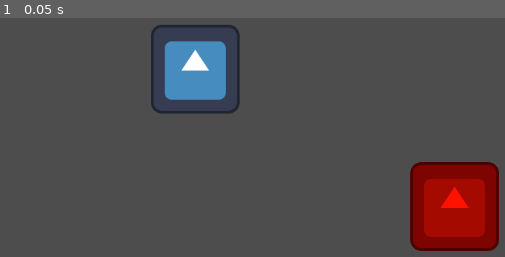
Above: before the commit, frame 1.
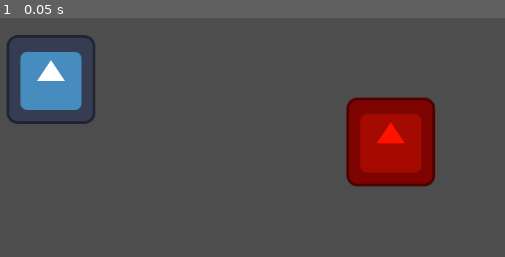
Above: after the commit, the same moment.

Repository: asdeertrt/pretty-bloody-game
Game: Godot game, scene res://scenes/main.tscn
Same seed, same stepped clock (60 frames per second), same inputs: the game is played once before the commit and once after it. Before the commit the project has no main scene; this scene is started directly in both runs. The engine's default icon, where the game draws it, is replaced by a stand-in: a white triangle on a blue panel in a dark square.
Inputs:
- Up to frame 1 (0.05 s): no input

The runs differ from the first frame. In frame 1, 20% of the frame differs, in the area x 1-99%, y 2-98%.

Commit message:
some changes

Diff:
--- a/project.godot
+++ b/project.godot
@@ -11,6 +11,7 @@
 [application]
 
 config/name="Pretty bloody game"
+run/main_scene="uid://cjb0ql0xalrjo"
 config/features=PackedStringArray("4.5", "Mobile")
 config/icon="res://assets/icon.svg"
 
--- a/scenes/Enemy.tscn
+++ b/scenes/Enemy.tscn
@@ -3,13 +3,17 @@
 [ext_resource type="Texture2D" uid="uid://b2lv2tfpvkloj" path="res://assets/icon.svg" id="1_3gvst"]
 
 [sub_resource type="CircleShape2D" id="CircleShape2D_55jtl"]
-radius = 61.073727
+radius = 5.8309517
 
 [node name="Enemy" type="CharacterBody2D"]
 
 [node name="Sprite2D" type="Sprite2D" parent="."]
 modulate = Color(2.3202448, 0.07345702, 0, 1)
+scale = Vector2(0.1, 0.1)
 texture = ExtResource("1_3gvst")
+
+[node name="RayCast2D" type="RayCast2D" parent="Sprite2D"]
+target_position = Vector2(250, 0)
 
 [node name="CollisionShape2D" type="CollisionShape2D" parent="."]
 shape = SubResource("CircleShape2D_55jtl")
--- a/scenes/main.tscn
+++ b/scenes/main.tscn
@@ -6,7 +6,11 @@
 [node name="main" type="Node2D"]
 
 [node name="Player" parent="." instance=ExtResource("1_o5qli")]
-position = Vector2(554, 300)
+position = Vector2(553, 325)
 
 [node name="Enemy" parent="." instance=ExtResource("2_0wfyh")]
-position = Vector2(928, 498)
+position = Vector2(602, 334)
+
+[node name="Camera2D" type="Camera2D" parent="."]
+position = Vector2(576, 326)
+zoom = Vector2(10, 10)
--- a/scenes/player.tscn
+++ b/scenes/player.tscn
@@ -3,11 +3,12 @@
 [ext_resource type="Texture2D" uid="uid://b2lv2tfpvkloj" path="res://assets/icon.svg" id="1_3vyb7"]
 
 [sub_resource type="CircleShape2D" id="CircleShape2D_onrkg"]
-radius = 63.07139
+radius = 6.0827627
 
 [node name="CharacterBody2D" type="CharacterBody2D"]
 
 [node name="Sprite2D" type="Sprite2D" parent="."]
+scale = Vector2(0.1, 0.1)
 texture = ExtResource("1_3vyb7")
 
 [node name="CollisionShape2D" type="CollisionShape2D" parent="."]
